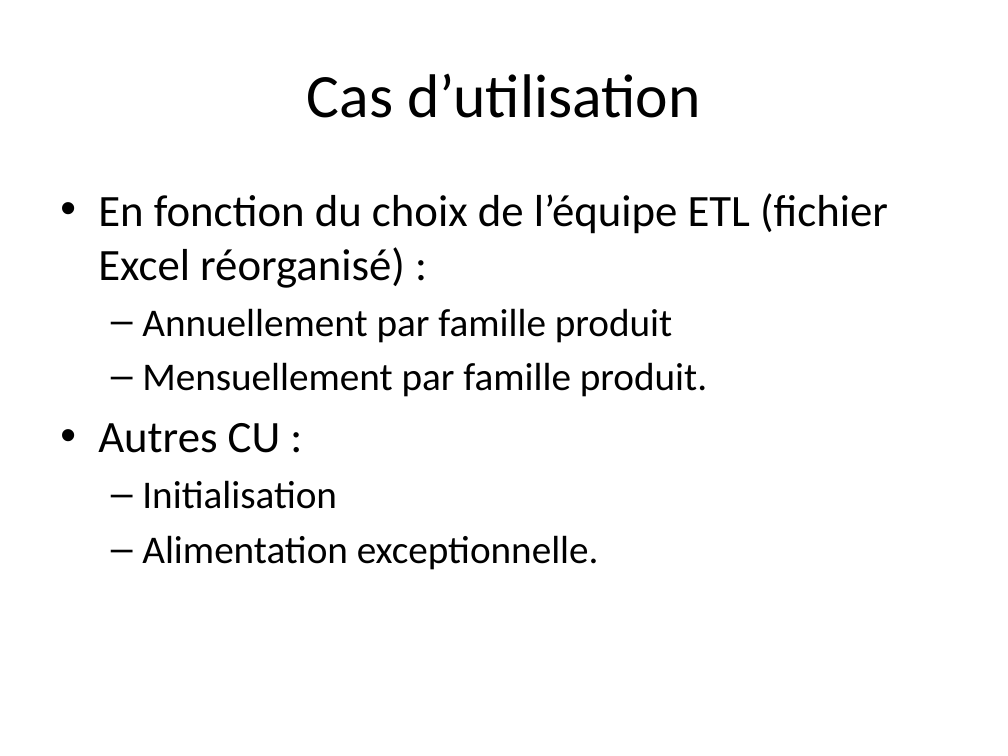
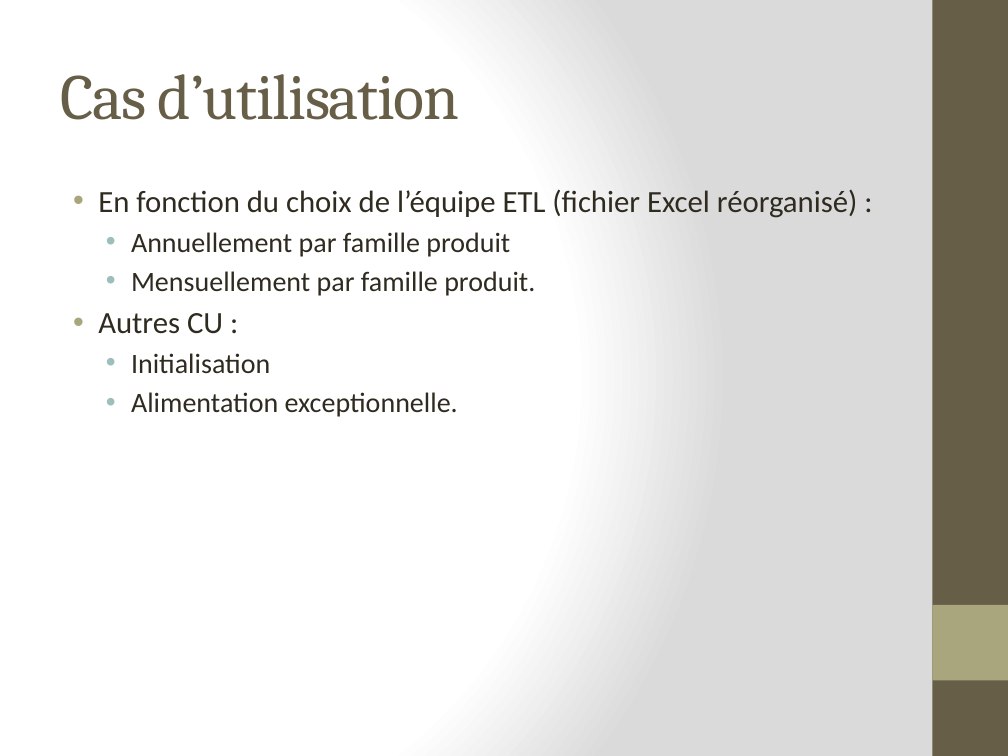
Before and after one commit to lobtec/dartiesgroupe2, a slide deck: slide 8 of PROJET/Presentation/PRE_15-12-10_V1.pptx (slide 3 before the commit). Drawn at 1008x756 pixels with LibreOffice and Linux fonts; fonts in the diff are those of the drawing. Boxes give left, top, right and bottom in pixels: in the first picture for what was removed or moved away, otherwise in the second. Text is boxed around its words. In the diff, an @@ line names an element or a change of style, - is before the commit and + after.

```diff
--- a/PROJET/Presentation/PRE_15-12-10_V1.pptx
+++ b/PROJET/Presentation/PRE_15-12-10_V1.pptx
@@ background #FFFFFF to gradient #FFFFFF to #DADADA @@
@@ rectangle added at (x1=932, y1=0, x2=1008, y2=756), fill #675E47 @@
@@ title "Cas d’utilisation" at (x1=60, y1=74, x2=459, y2=120): size 44 to 46 pt, font Calibri to Cambria, text colour #000000 to #675E47, letter spacing 0 to -1 pt; alignment centre to left @@
@@ text "En fonction du choix de ..." at (x1=98, y1=189, x2=858, y2=417): size 32 to 22 pt in "En fonction du choix de l’équipe ETL ...", "Autres CU :"; text colour #000000 to #2F2B20; size 28 to 20 pt in "Annuellement par famille produit", "Mensuellement par famille produit.", "Initialisation", "Alimentation exceptionnelle."; indent changed; less space between paragraphs; bullet – to • @@
@@ rectangle added at (x1=932, y1=605, x2=1008, y2=680), fill #A9A57C @@
```
Also in this commit, not shown: 2 other slides changed, 9 slides added.
